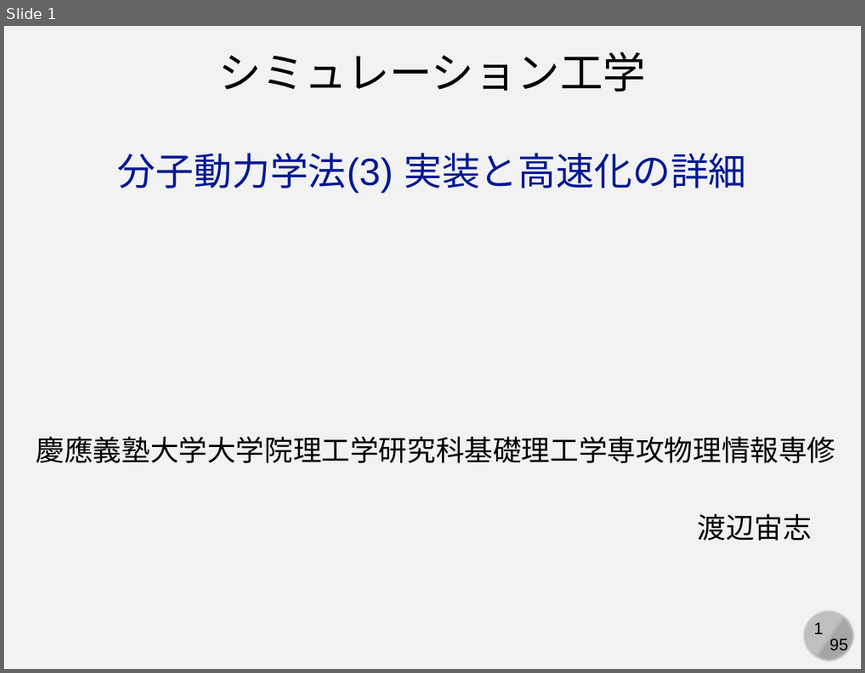
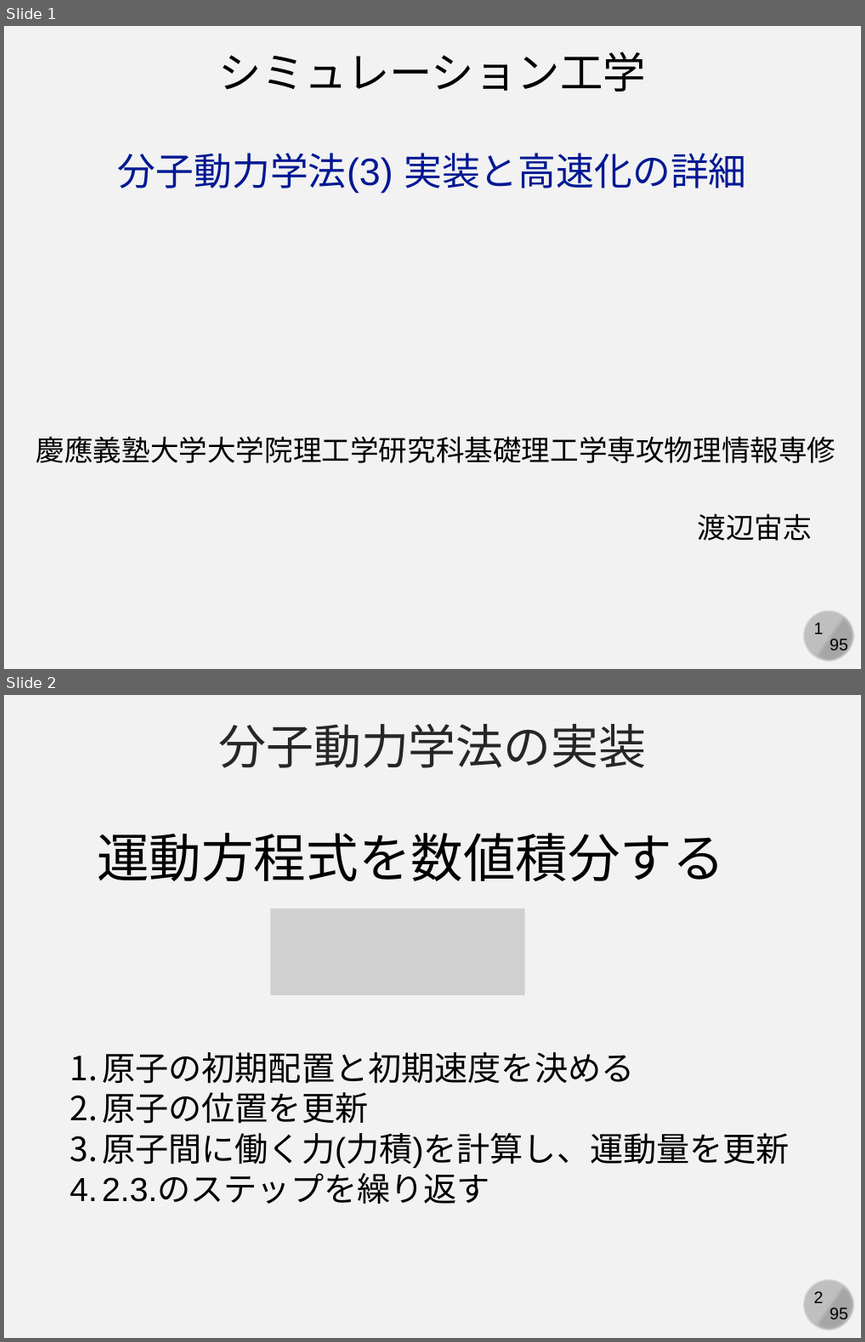
Before and after one commit to kaityo256/simulation_engineering, a slide deck: 07_md_implementation/simulation07.pptx. Shown one above the other, each under a label of ours: slide 1 before the commit, slides 1 and 2 after it. The pictures are 865x673 and 865x1342 pixels, drawn with LibreOffice and Linux fonts; fonts in the diff are those of the drawing; grey boxes stand for pictures. Boxes give left, top, right and bottom in pixels: in the first picture for what was removed or moved away, otherwise in the second. Text is boxed around its words. In the diff, an @@ line names an element or a change of style, - is before the commit and + after.

```diff
--- a/07_md_implementation/simulation07.pptx
+++ b/07_md_implementation/simulation07.pptx
@@ slide 2 added at (x1=4, y1=695, x2=861, y2=1338), background #F2F2F2; not listed: 4 template elements that a slide beside it also shows @@
@@ text added at (x1=218, y1=724, x2=647, y2=768), 40 pt, text #262626 @@
+分子動力学法の実装
@@ text added at (x1=97, y1=833, x2=725, y2=881), 44 pt, text #000000 @@
+運動方程式を数値積分する
@@ picture added at (x1=270, y1=908, x2=525, y2=995) @@
@@ text added at (x1=102, y1=1052, x2=789, y2=1203), 28 pt, text #000000 @@
+1. 原子の初期配置と初期速度を決める
+2. 原子の位置を更新
+3. 原子間に働く力(力積)を計算し、運動量を更新
+4. 2.3.のステップを繰り返す
```
Also in this commit, not shown: 2 other slides added.
